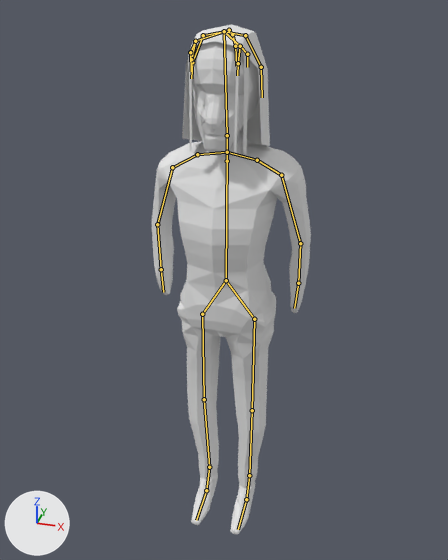
What one commit did to the Blender file blend/metaleiro.blend.
Rendered twice from a camera (50 mm lens) standing at (9.3, -32.8, 37.2) and looking at (-0.9, 3.3, 17.4). The lights are fixed; the arrows at lower left show +X, +Y and +Z. Both versions are drawn at the pose saved in each file; the numbers are the values there. The bones that bend it are drawn over the model as lines.

Names of what the first picture shows: 'Head'.
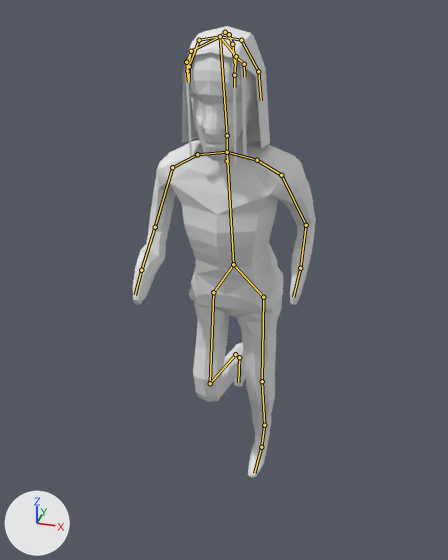
Commit message: run 'animation'

The change in detail:
Bone 'arm_right_2' (bone_arm_right_2) turns from (0, 0, 0) to (7, 2, 0) degrees about its own x, y and z.
Bone 'arm_right_3' (bone_arm_right_3) turns from (0, 0, 0) to (50, -1, -1) degrees about its own x, y and z.
Bone 'arm_left_2' (bone_arm_left_2) turns from (0, 0, 0) to (-25, 8, -2) degrees about its own x, y and z.
Bone 'arm_left_3' (bone_arm_left_3) turns from (0, 0, 0) to (59, -1, 0) degrees about its own x, y and z.
Bone 'tronco' (bone_tronco) turns from (0, 0, 0) to (-13, 0, 0) degrees about its own x, y and z.
Bone 'coxa_right' (bone_coxa_right) turns from (0, 0, 0) to (22, 0, 0) degrees about its own x, y and z.
Bone 'leg_right' (bone_leg_right) turns from (0, 0, 0) to (-85, 3, -3) degrees about its own x, y and z.
Bone 'coxa_left' (bone_coxa_left) turns from (0, 0, 0) to (9, 0, 0) degrees about its own x, y and z.
Bone 'leg_left' (bone_leg_left) turns from (0, 0, 0) to (-15, 0, 0) degrees about its own x, y and z.
Bone 'calcanhar_left' (bone_calcanhar_left) turns from (0, 0, 0) to (-16, 0, 0) degrees about its own x, y and z.
Bone 'head' (bone_head) turns from (0, 0, 0) to (8, 0, 0) degrees about its own x, y and z.

Location of each change, [x1, y1, x2, y2] in pixels of the pictures (448 x 560 px):
'Head', posed (15% wider, 11% shorter)
    before: [152, 24, 311, 534]
    after: [133, 26, 316, 478]
bone 'arm_right_2', root to tip
    before: (172, 167) to (157, 224)
    after: (172, 167) to (155, 227)
bone 'arm_right_3', root to tip
    before: (157, 224) to (161, 269)
    after: (155, 227) to (141, 270)
bone 'arm_left_2', root to tip
    before: (281, 175) to (300, 243)
    after: (281, 175) to (306, 225)
bone 'arm_left_3', root to tip
    before: (300, 243) to (298, 283)
    after: (306, 225) to (300, 268)
bone 'tronco', root to tip
    before: (227, 152) to (226, 280)
    after: (227, 152) to (233, 264)
bone 'coxa_right', root to tip
    before: (202, 314) to (204, 399)
    after: (213, 292) to (210, 383)
bone 'leg_right', root to tip
    before: (204, 399) to (209, 467)
    after: (210, 383) to (235, 354)
bone 'coxa_left', root to tip
    before: (254, 319) to (252, 410)
    after: (263, 297) to (262, 381)
bone 'leg_left', root to tip
    before: (252, 410) to (249, 475)
    after: (262, 381) to (264, 425)
bone 'calcanhar_left', root to tip
    before: (249, 475) to (246, 499)
    after: (264, 425) to (261, 447)
bone 'head', root to tip
    before: (227, 135) to (224, 31)
    after: (227, 135) to (220, 36)
